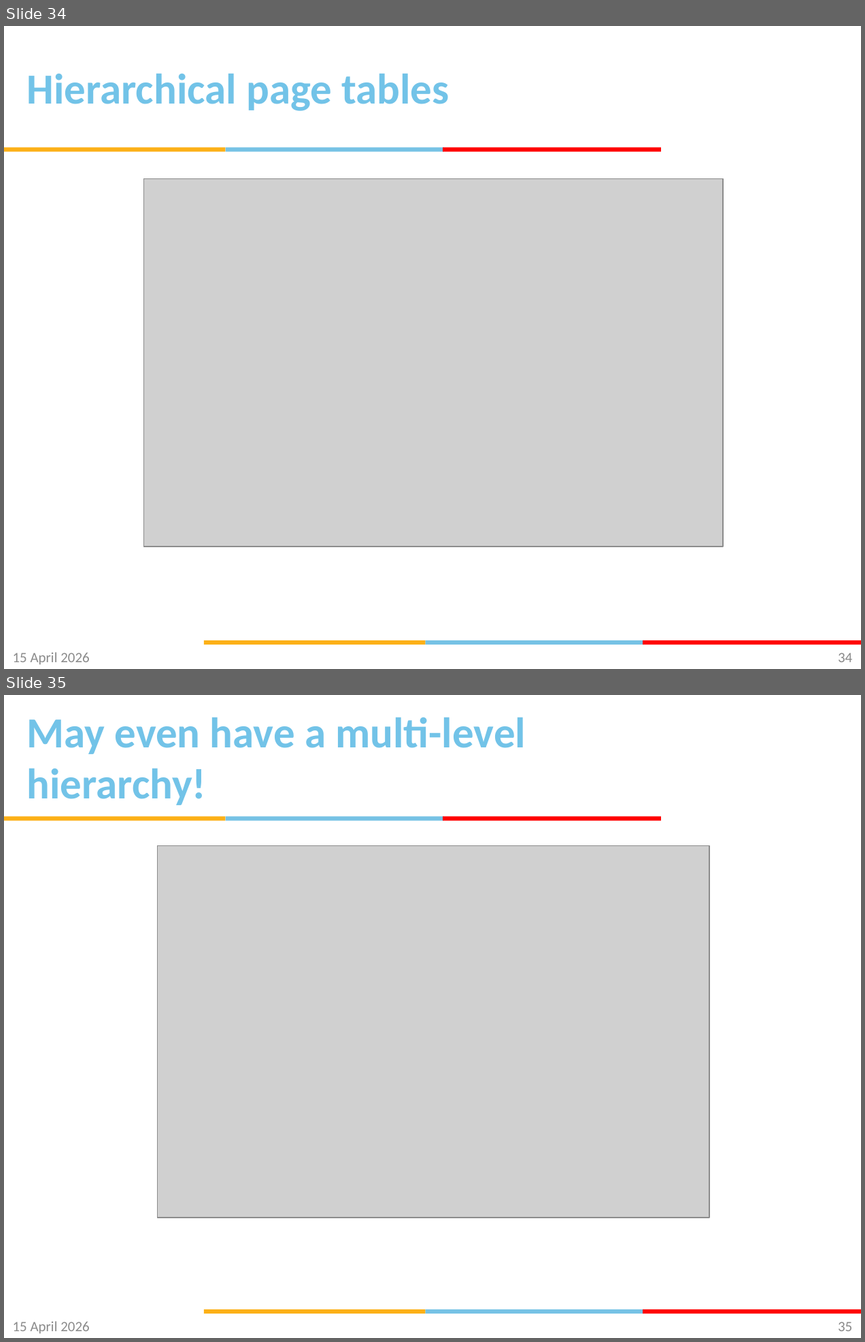
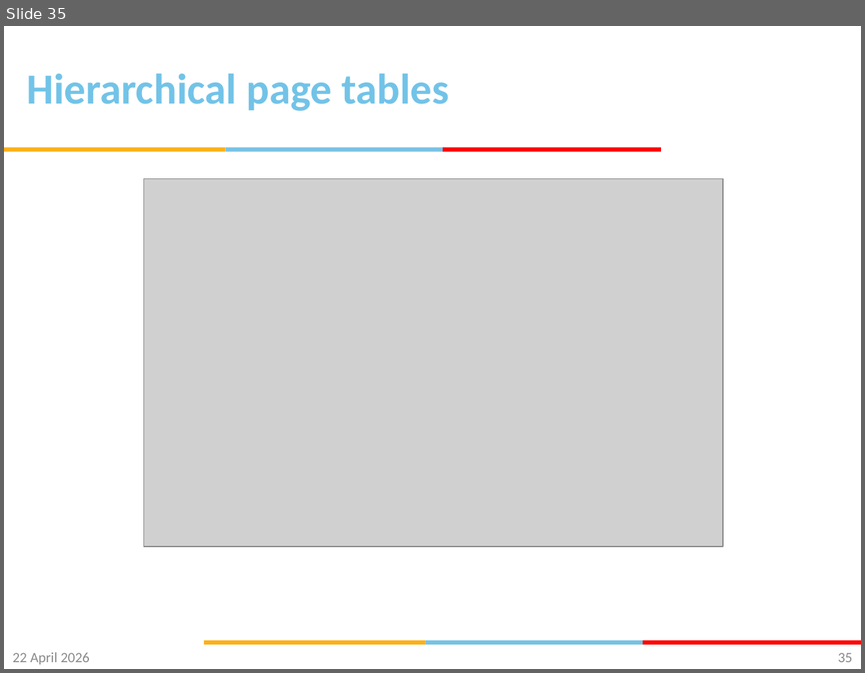
Before and after one commit to gsaurabhr-teaching/csf342-material, a slide deck: Lec-33-36-VM.pptx. Shown one above the other, each under a label of ours: slides 34 and 35 before the commit, slide 35 after it. The pictures are 865x1342 and 865x673 pixels, drawn with LibreOffice and Linux fonts; fonts in the diff are those of the drawing; grey boxes stand for pictures; background and template pictures are left out. Boxes give left, top, right and bottom in pixels: in the first picture for what was removed or moved away, otherwise in the second. Text is boxed around its words. In the diff, an @@ line names an element or a change of style, - is before the commit and + after.

```diff
--- a/Lec-33-36-VM.pptx
+++ b/Lec-33-36-VM.pptx
@@ slide 35 removed at bbox=[4, 695, 861, 1338], background #FFFFFF; not listed: 6 template elements that a slide beside it also shows @@
@@ title removed at bbox=[27, 717, 526, 805] @@
-May even have a multi-level hierarchy!
@@ picture removed at bbox=[158, 846, 709, 1217] @@
@@ text removed at bbox=[13, 1321, 90, 1334] @@
-15 April 2026
@@ page number removed at bbox=[838, 1321, 852, 1331] @@
-35
@@ what was slide 34 is now slide 35 @@
@@ slide 35 changed as well @@
@@ text at bbox=[13, 652, 90, 665]: text changed @@
-15 April 2026
+22 April 2026
@@ page number at bbox=[838, 652, 852, 662]: text changed @@
-34
+35
```
Also in this commit, not shown: 42 other slides changed, 2 slides added.
